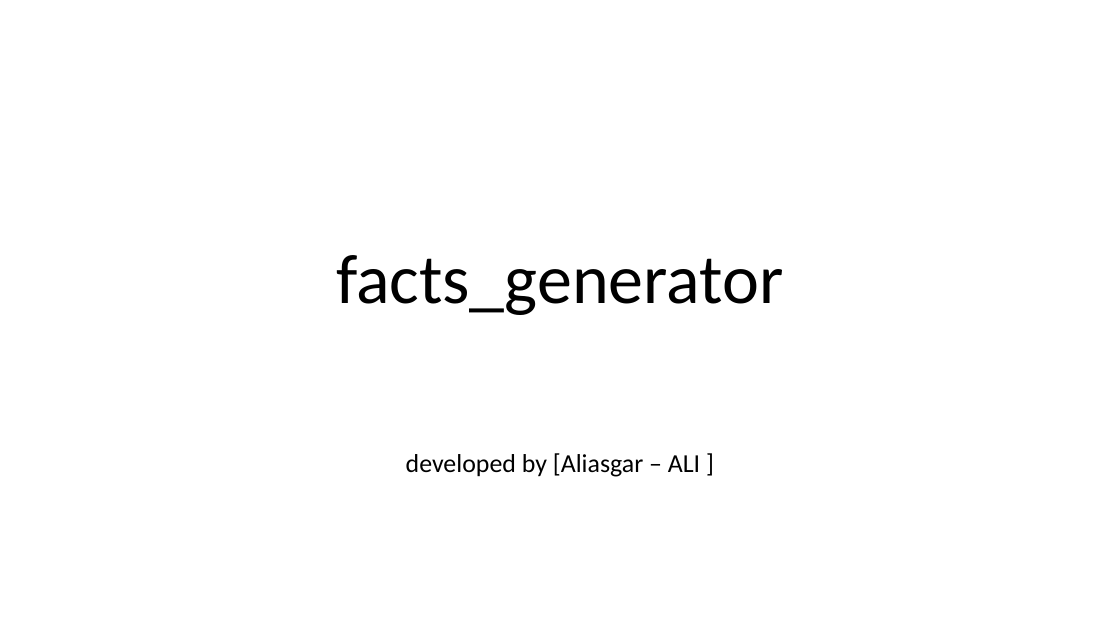
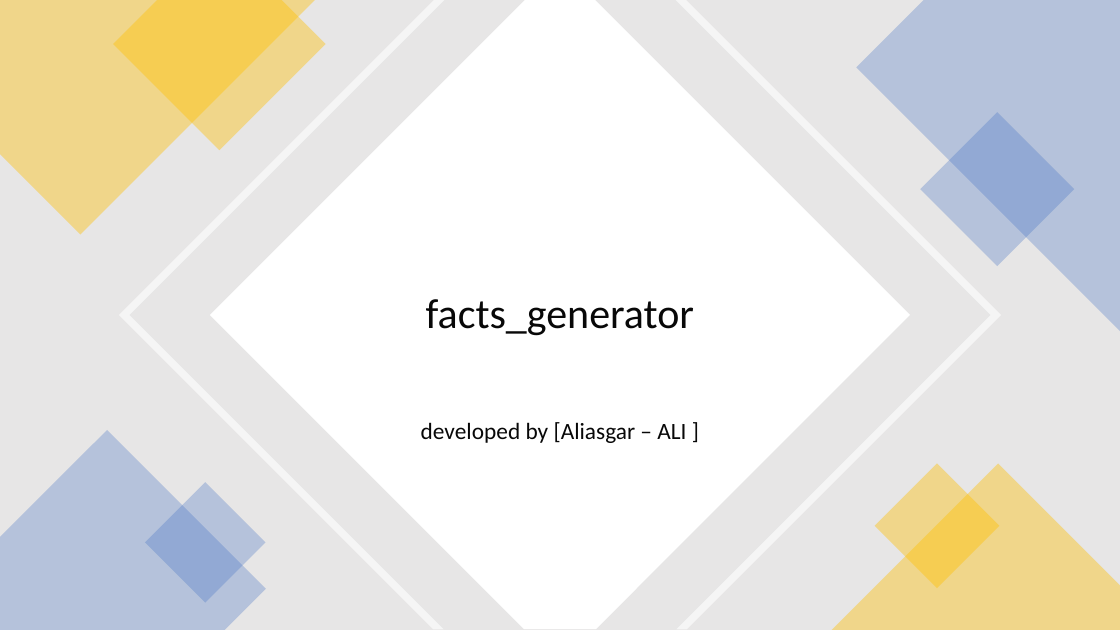
Before and after one commit to aliasgar1978/facts_generator, a slide deck: slide 1 of facts_generator.pptx. Drawn at 1120x630 pixels with LibreOffice and Linux fonts; fonts in the diff are those of the drawing. Boxes give left, top, right and bottom in pixels: in the first picture for what was removed or moved away, otherwise in the second. Text is boxed around its words. In the diff, an @@ line names an element or a change of style, - is before the commit and + after.

```diff
--- a/facts_generator.pptx
+++ b/facts_generator.pptx
@@ rectangle added at box(0, 0, 1120, 630), fill #E7E6E6 @@
@@ freeform shape added at box(0, 0, 315, 234), fill #FFC000 at 40% opacity @@
@@ freeform shape added at box(113, 0, 326, 150), fill #FFC000 at 40% opacity @@
@@ freeform shape added at box(119, 0, 1001, 630), fill #FFFFFF at 60% opacity @@
@@ freeform shape added at box(210, 0, 910, 630), fill #FFFFFF @@
@@ freeform shape added at box(856, 0, 1120, 331), fill #4472C4 at 30% opacity @@
@@ rectangle added at box(920, 112, 1075, 266), fill #4472C4 at 30% opacity @@
@@ title "facts_generator": place and size @@
-title "facts_generator" at box(336, 255, 783, 315)
+title "facts_generator" at box(426, 299, 694, 336)
@@ title "facts_generator" at box(426, 299, 694, 336): size 60 to 36 pt, text colour #000000 to #080808; vertical alignment bottom to middle @@
@@ subtitle "developed by [Aliasgar – ALI ...": place and size @@
-subtitle "developed by [Aliasgar – ALI ..." at box(406, 453, 700, 477)
+subtitle "developed by [Aliasgar – ALI ..." at box(421, 422, 686, 443)
@@ subtitle "developed by [Aliasgar – ALI ..." at box(421, 422, 686, 443): size 22.2 to 20 pt, text colour #000000 to #080808; line spacing 0.8 to 0.9 @@
@@ freeform shape added at box(0, 431, 266, 630), fill #4472C4 at 30% opacity @@
@@ freeform shape added at box(831, 464, 1120, 630), fill #FFC000 at 40% opacity @@
@@ rectangle added at box(875, 463, 1000, 588), fill #FFC000 at 40% opacity @@
@@ rectangle added at box(145, 482, 266, 603), fill #4472C4 at 30% opacity @@
```
Also in this commit, not shown: 5 other slides changed.
